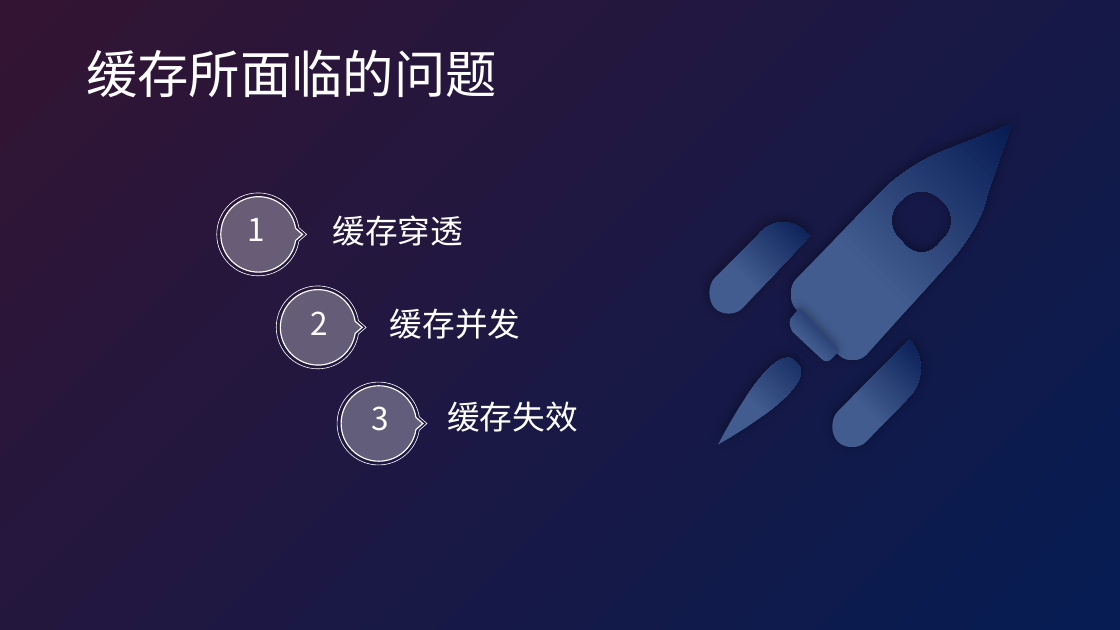
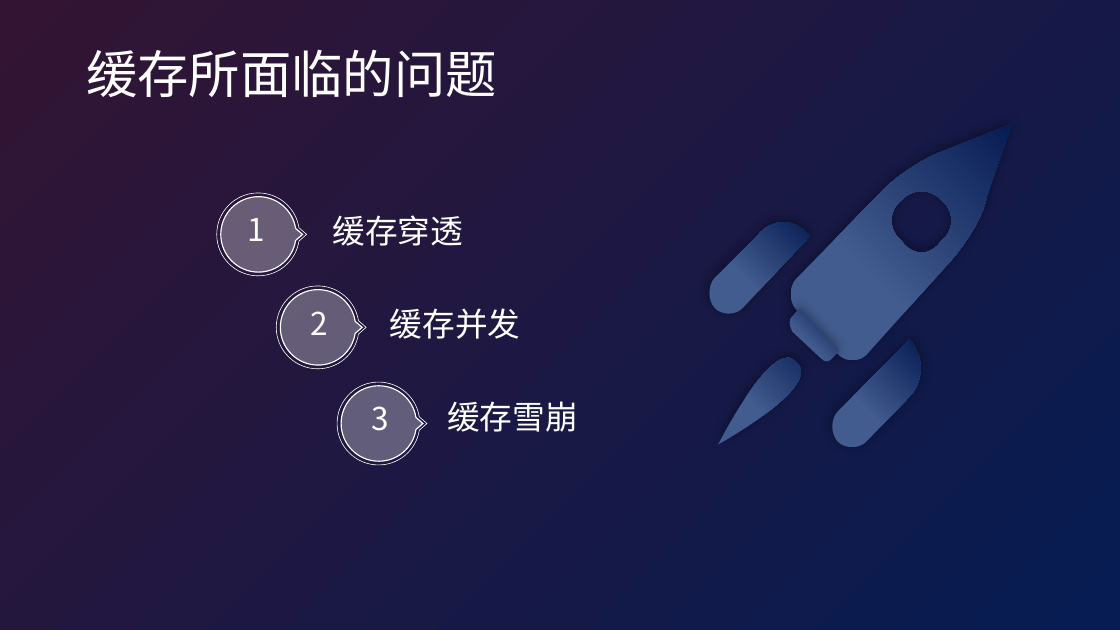
Before and after one commit to zhanghs8801/ResearchLab, a slide deck: slide 4 of doc/Cache.pptx. Drawn at 1120x630 pixels with LibreOffice and Linux fonts; fonts in the diff are those of the drawing. Boxes give left, top, right and bottom in pixels: in the first picture for what was removed or moved away, otherwise in the second. Text is boxed around its words. In the diff, an @@ line names an element or a change of style, - is before the commit and + after.

Commit message:
Upate cache doc

```diff
--- a/doc/Cache.pptx
+++ b/doc/Cache.pptx
@@ text at bbox=[447, 401, 578, 432]: text changed @@
-缓存失效
+缓存雪崩
```
